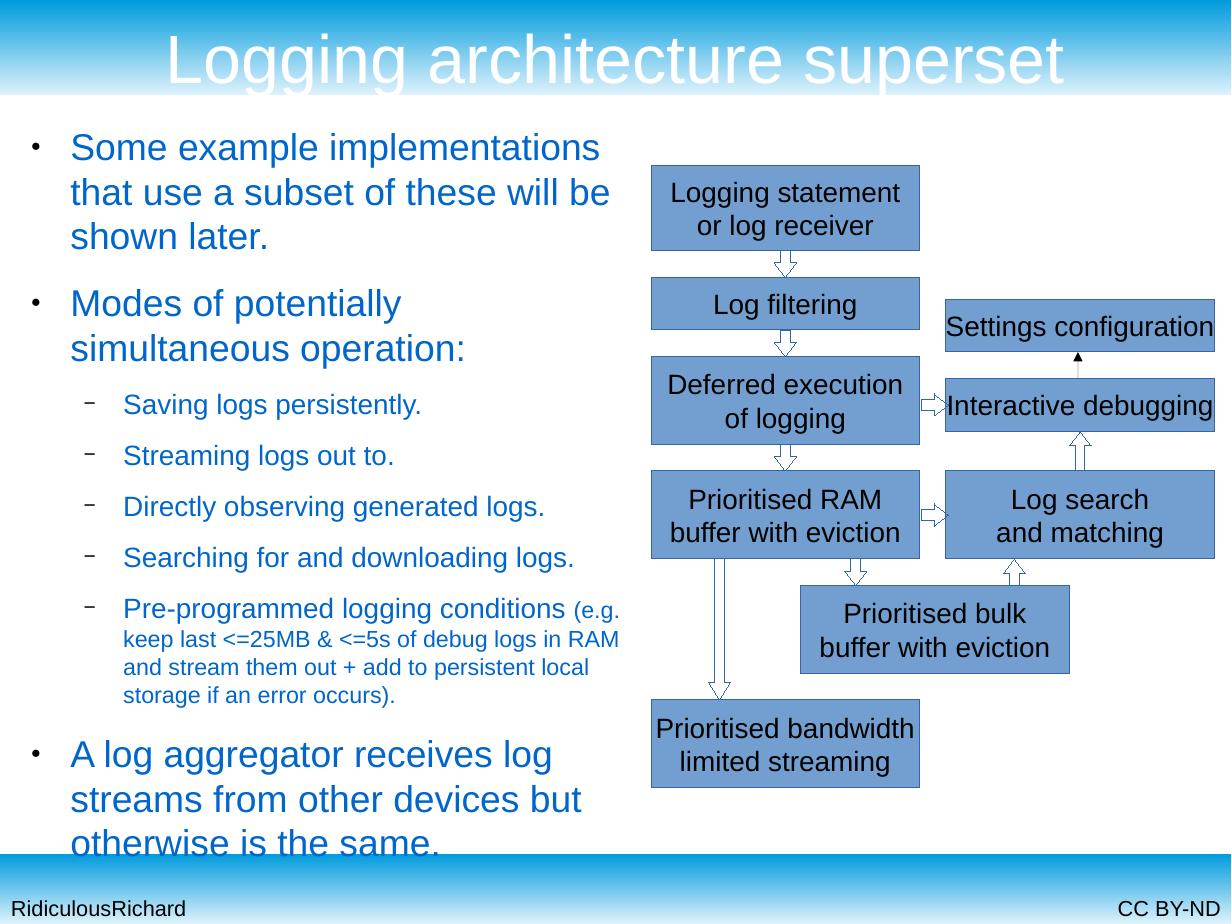
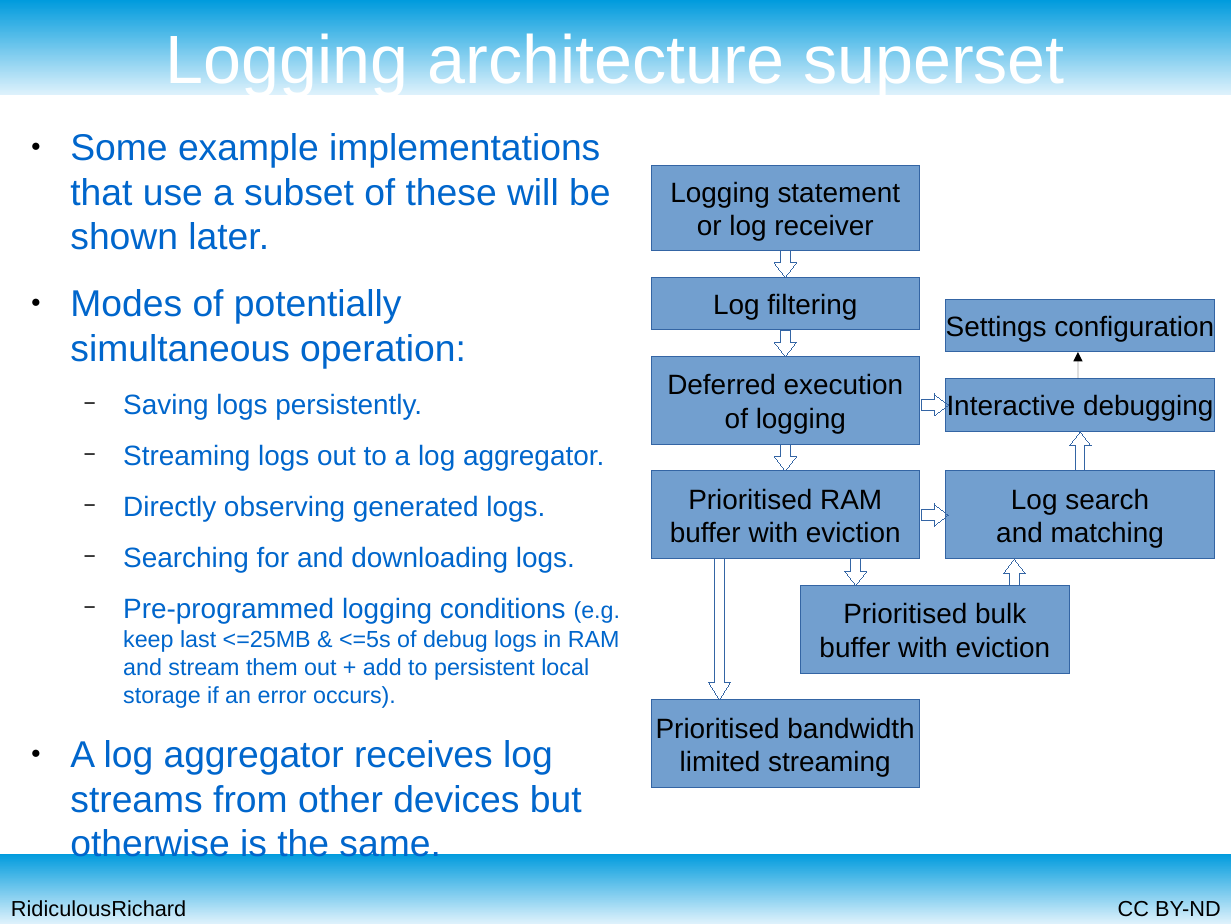
Before and after one commit to RidiculousRichard/presentations, a slide deck: slide 3 of Bandwidth limited logging.odp. Drawn at 1232x924 pixels with LibreOffice and Linux fonts; fonts in the diff are those of the drawing. Boxes give left, top, right and bottom in pixels: in the first picture for what was removed or moved away, otherwise in the second. Text is boxed around its words. In the diff, an @@ line names an element or a change of style, - is before the commit and + after.

```diff
--- a/Bandwidth limited logging.odp
+++ b/Bandwidth limited logging.odp
@@ text at (123,444,604,470): text changed @@
-  − Streaming logs out to.
+  − Streaming logs out to a log aggregator.
```
Also in this commit, not shown: 8 other slides changed.
